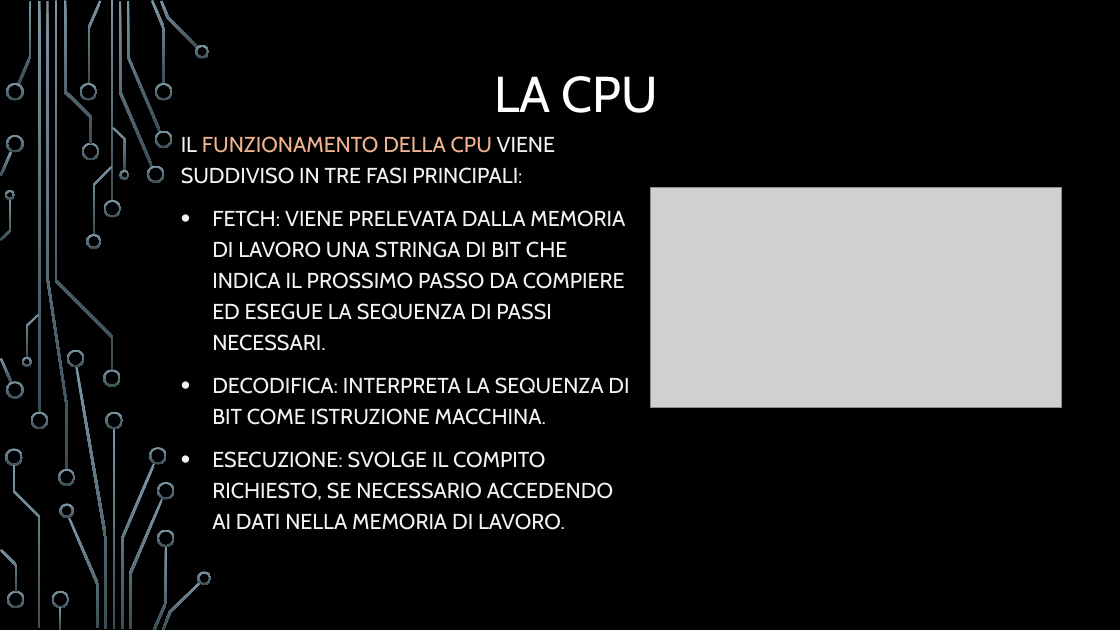
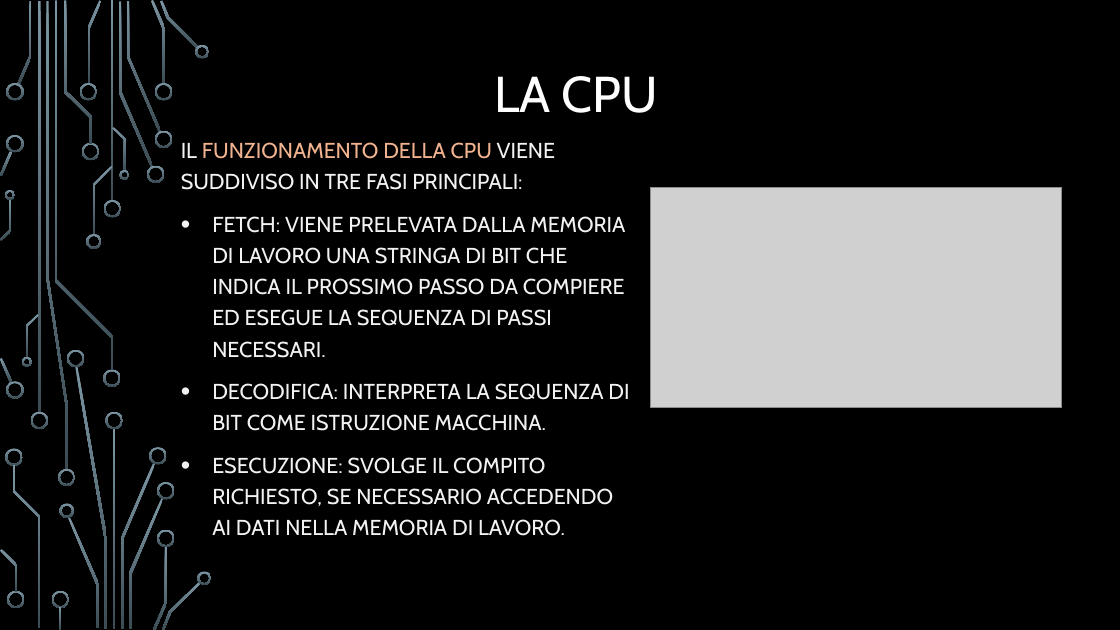
Before and after one commit to Eros-Capo/Corso-Java, a slide deck: slide 15 of Corso Java.pptx. Drawn at 1120x630 pixels with LibreOffice and Linux fonts; fonts in the diff are those of the drawing; grey boxes stand for pictures; background and template pictures are left out. Boxes give left, top, right and bottom in pixels: in the first picture for what was removed or moved away, otherwise in the second. Text is boxed around its words. In the diff, an @@ line names an element or a change of style, - is before the commit and + after.

```diff
--- a/Corso Java.pptx
+++ b/Corso Java.pptx
@@ subtitle "IL FUNZIONAMENTO DELLA CPU VIENE ...": place and size @@
-subtitle "IL FUNZIONAMENTO DELLA CPU VIENE ..." at <box>181,136,629,530</box>
+subtitle "IL FUNZIONAMENTO DELLA CPU VIENE ..." at <box>181,142,629,536</box>
```
Also in this commit, not shown: 15 other slides changed, 4 slides added, 3 slides removed, 6 other files.
